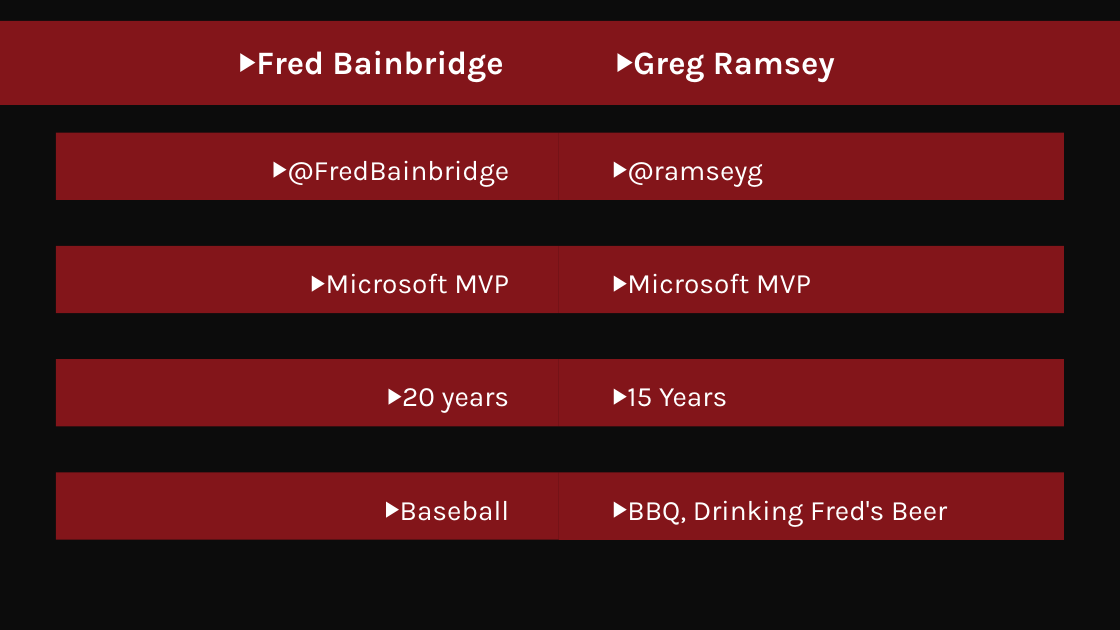
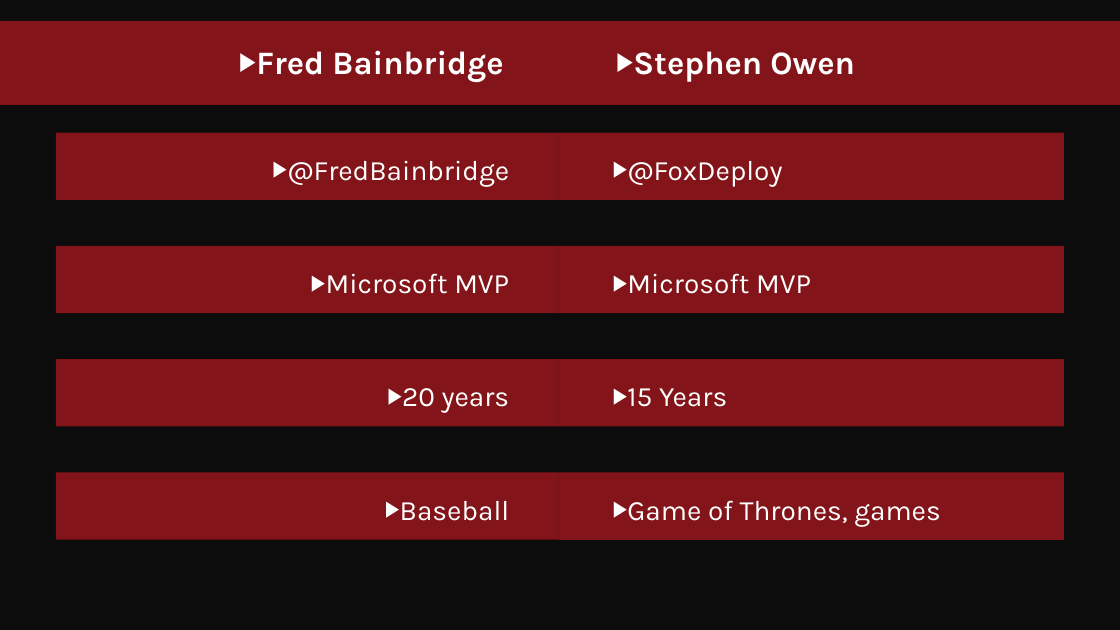
Before and after one commit to fredbainbridge/mms2019ConfigMgrPowershellDemos, a slide deck: slide 2 of MMS2019 - Configmgr and PowerShell the essentials.pptx. Drawn at 1120x630 pixels with LibreOffice and Linux fonts; fonts in the diff are those of the drawing; background and template pictures are left out. Boxes give left, top, right and bottom in pixels: in the first picture for what was removed or moved away, otherwise in the second. Text is boxed around its words. In the diff, an @@ line names an element or a change of style, - is before the commit and + after.

```diff
--- a/MMS2019 - Configmgr and PowerShell the essentials.pptx
+++ b/MMS2019 - Configmgr and PowerShell the essentials.pptx
@@ text at box(633, 51, 855, 82): text changed @@
-▶ Greg Ramsey
+▶ Stephen Owen
@@ text at box(627, 161, 782, 186): text changed @@
-▶ @ramseyg
+▶ @FoxDeploy
@@ text at box(627, 500, 940, 526): text changed @@
-▶ BBQ, Drinking Fred's Beer
+▶ Game of Thrones, games
```
Also in this commit, not shown: 5 other slides changed, 1 slide added, 1 slide removed.
